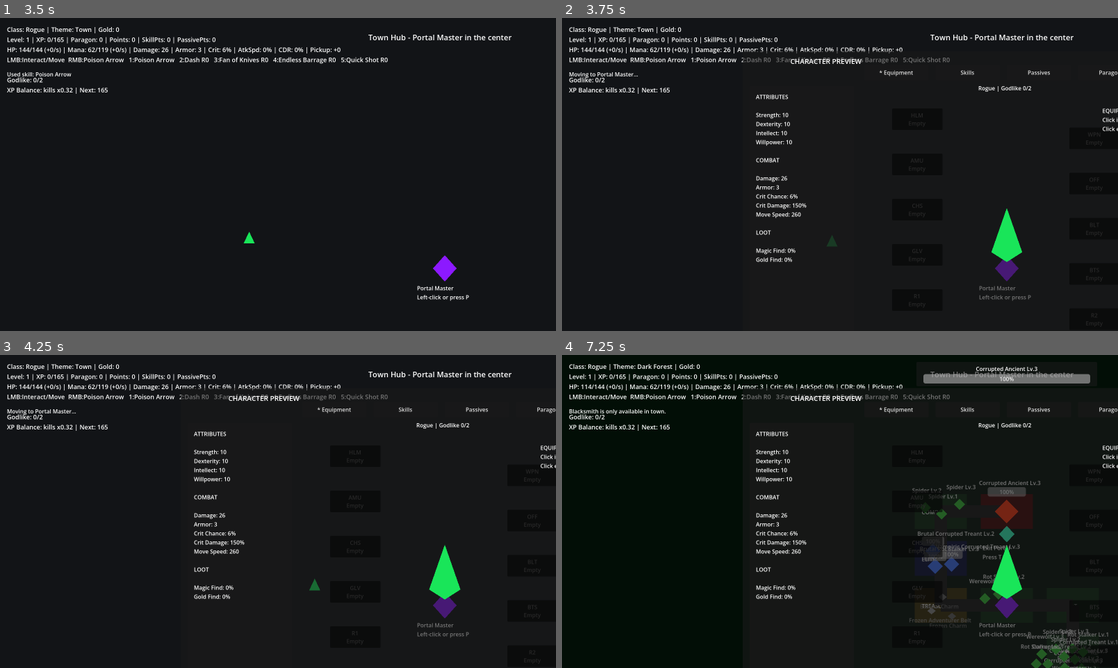
Above: before the commit, frames 1-4 (two rows, left to right).
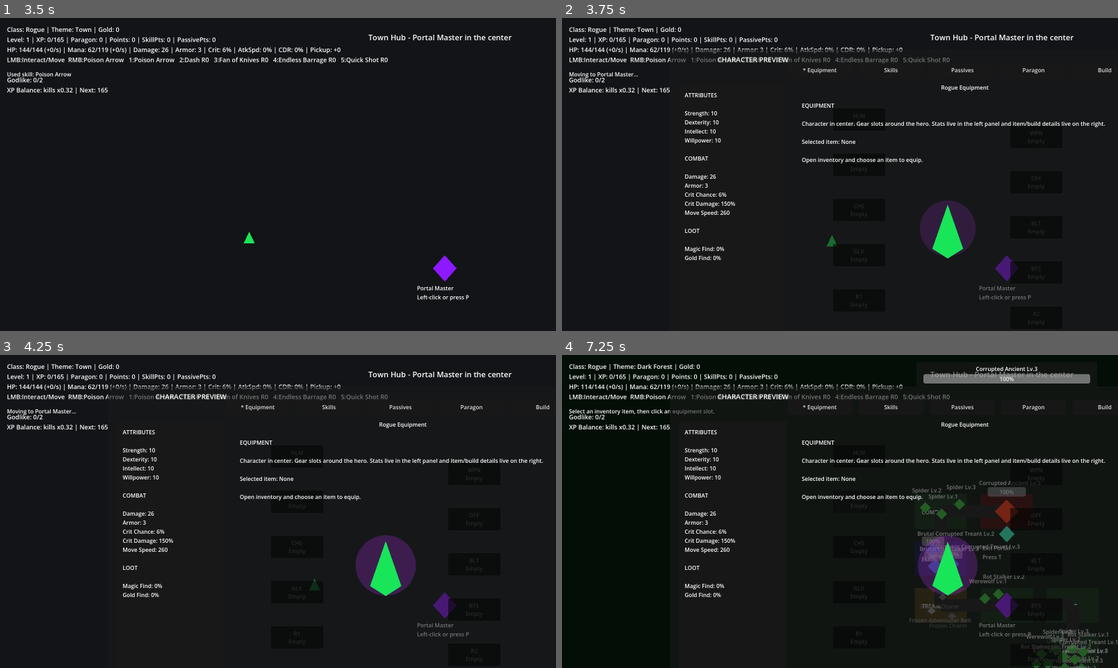
Above: after the commit, the same moments.

Repository: timjohan93-cyber/Eternal-Realms
Game: Godot game, scene res://scenes/Main.tscn
Same seed, same stepped clock (60 frames per second), same inputs: the game is played once before the commit and once after it.
Inputs (mouse positions are in pixels of both pictures, inside the frame that each line leads up to):
- Up to frame 1 (3.5 s): tap P at 0.5, 0.6, 1.25, 2, 2.75 s; move the mouse to (400, 158) at 0.52 s; hold D 0.53-1.28 s; click (400, 158) at 0.67 s; move the mouse to (166, 190) at 1.27 s; hold S 1.28-2.03 s; tap T at 1.35 s; move the mouse to (333, 105) at 2.02 s; hold D 2.03-2.78 s; tap C at 2.1 s; move the mouse to (250, 237) at 2.77 s; hold W from 2.78 s (still down); tap I at 2.85 s; click (250, 237) at 2.92 s
- Up to frame 2 (3.75 s): tap P at 3.5 s; move the mouse to (1006, 221) at 3.52 s; release W at 3.53 s; hold A from 3.53 s (still down); tap K at 3.6 s
- Up to frame 3 (4.25 s): keep holding A
- Up to frame 4 (7.25 s): release A at 4.25 s; click "HLM Empty" at 4.25 s; click "WPN Empty" at 5 s; tap P at 5.75 s; move the mouse to (673, 464) at 5.77 s; hold A 5.78-6.53 s; tap M at 5.85 s; move the mouse to (867, 511) at 6.52 s; hold S from 6.53 s (still down); tap B at 6.6 s; click (867, 511) at 6.67 s

Frame 1 is identical in both runs. In frame 2, 5.1% of the frame differs, in the area x 19-100%, y 10-83%; in frame 3, 5.4%; in frame 4, 6.3%, in the area x 1-100%, y 10-100%.

Commit message:
Point main scene to V78 script

Diff:
--- a/scenes/Main.tscn
+++ b/scenes/Main.tscn
@@ -1,6 +1,6 @@
 [gd_scene load_steps=2 format=3]
 
-[ext_resource type="Script" path="res://scripts/MainV77D.gd" id="1"]
+[ext_resource type="Script" path="res://scripts/MainV78.gd" id="1"]
 
 [node name="Main" type="Node2D"]
 script = ExtResource("1")
